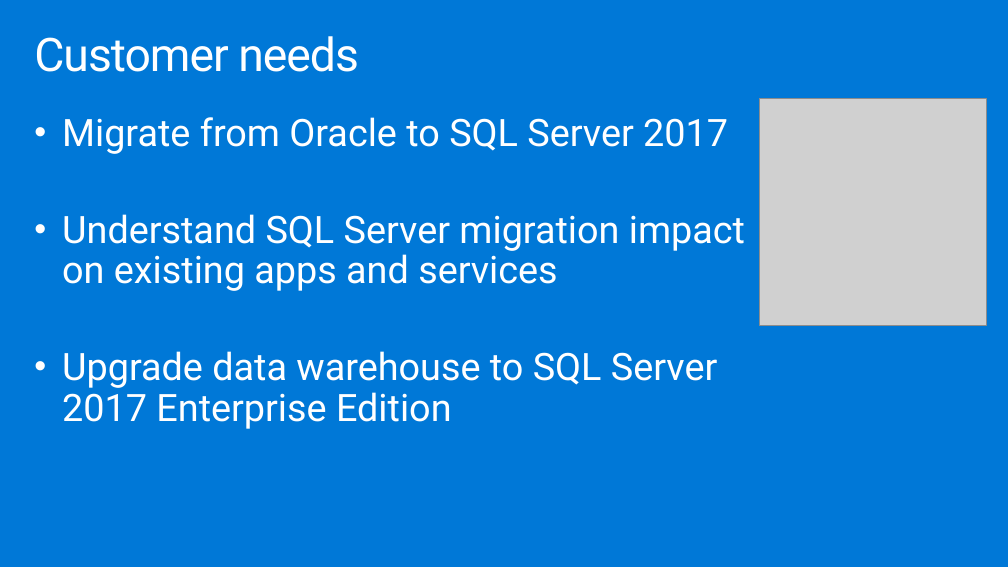
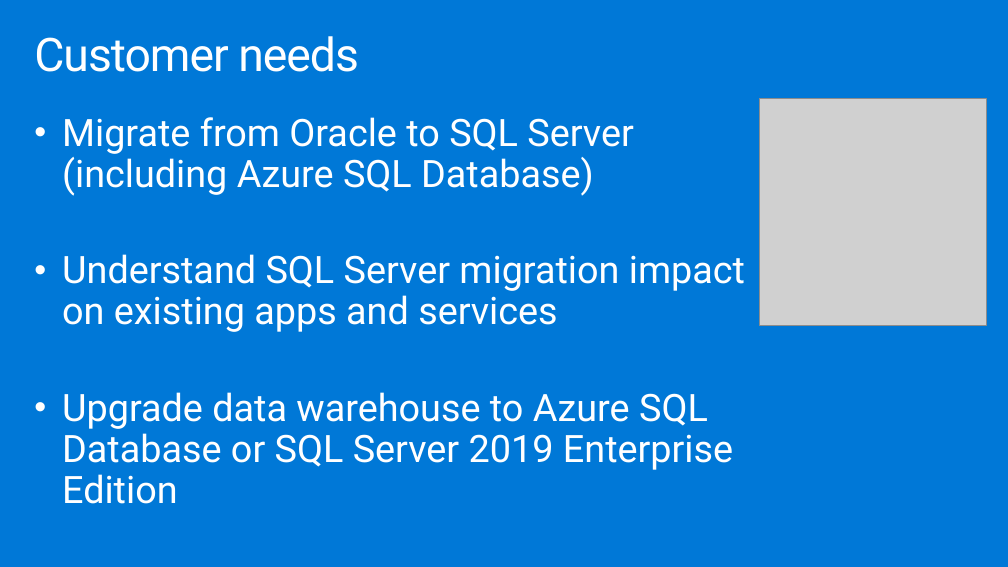
Before and after one commit to sumitmalik51/MCW-Migrating-Oracle-to-Azure-SQL-and-PostgreSQL, a slide deck: slide 6 of Whiteboard design session/WDS trainer presentation - Migrating Oracle to Azure SQL.pptx. Drawn at 1008x567 pixels with LibreOffice and Linux fonts; fonts in the diff are those of the drawing; grey boxes stand for pictures. Boxes give left, top, right and bottom in pixels: in the first picture for what was removed or moved away, otherwise in the second. Text is boxed around its words. In the diff, an @@ line names an element or a change of style, - is before the commit and + after.

```diff
--- a/Whiteboard design session/WDS trainer presentation - Migrating Oracle to Azure SQL.pptx
+++ b/Whiteboard design session/WDS trainer presentation - Migrating Oracle to Azure SQL.pptx
@@ text at box(62, 117, 633, 196): text changed @@
-• Migrate from Oracle to SQL Server 2017
+• Migrate from Oracle to SQL Server (including Azure SQL Database)
@@ text at box(62, 392, 733, 504): text changed @@
-• Upgrade data warehouse to SQL Server 2017 Enterprise Edition
+• Upgrade data warehouse to Azure SQL Database or SQL Server 2019 Enterprise Edition
```
Also in this commit, not shown: 5 other slides changed, 2 other files.
